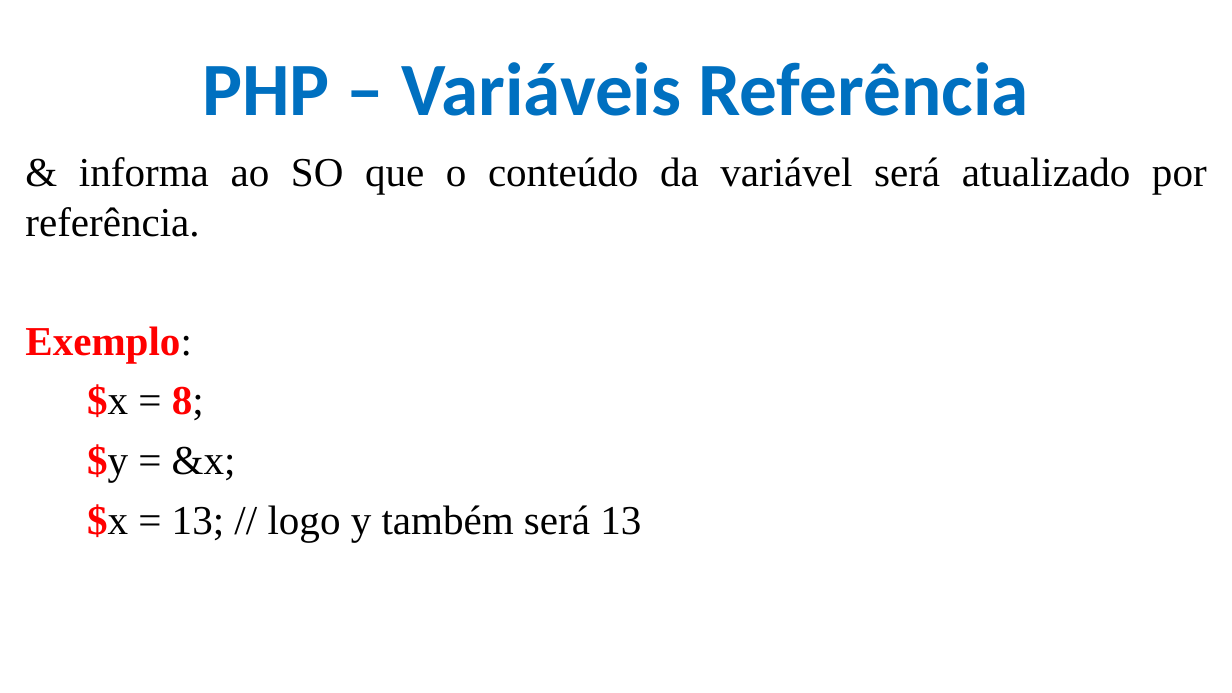
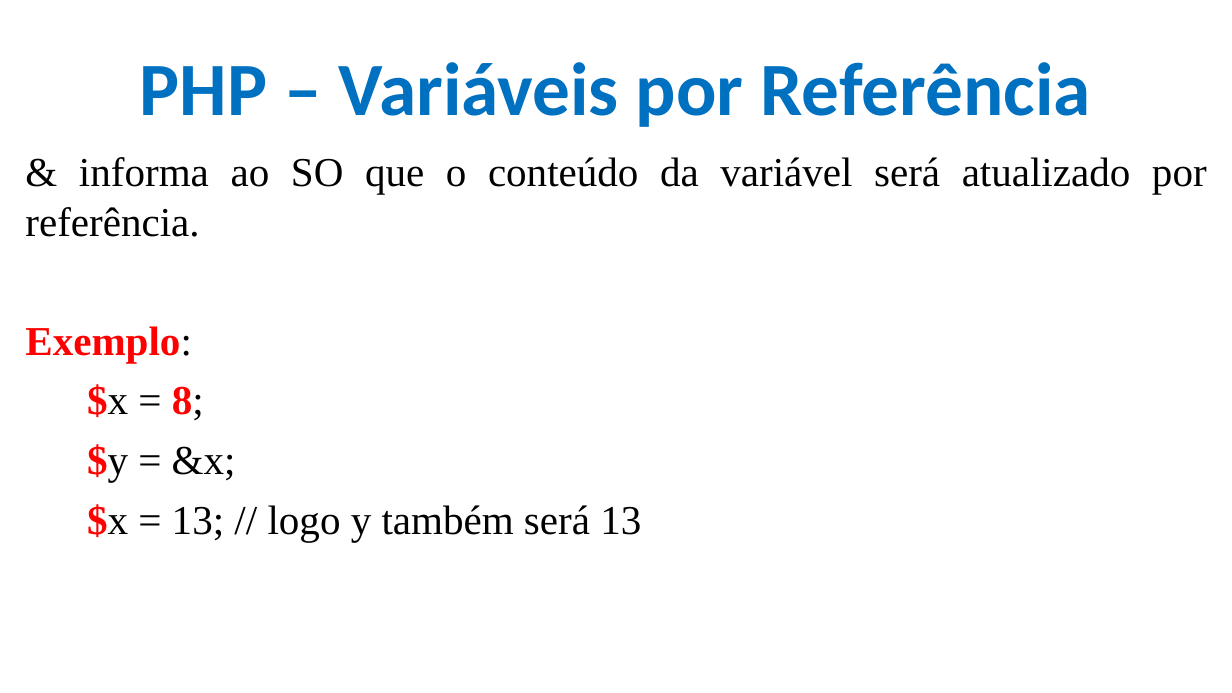
Before and after one commit to CloudEducationBrazil/WydenDesenvolvimentoWebPHP, a slide deck: slide 12 of 01 Classes/Aula 12 e 13 Desenvolvimento Web PHP - PHP.pptx. Drawn at 1232x693 pixels with LibreOffice and Linux fonts; fonts in the diff are those of the drawing; background and template pictures are left out. Boxes give left, top, right and bottom in pixels: in the first picture for what was removed or moved away, otherwise in the second. Text is boxed around its words. In the diff, an @@ line names an element or a change of style, - is before the commit and + after.

```diff
--- a/01 Classes/Aula 12 e 13 Desenvolvimento Web PHP - PHP.pptx
+++ b/01 Classes/Aula 12 e 13 Desenvolvimento Web PHP - PHP.pptx
@@ title at [140, 62, 1091, 127]: text changed @@
-PHP – Variáveis Referência
+PHP – Variáveis por Referência
```
Also in this commit, not shown: 5 other slides changed, 17 slides added.
